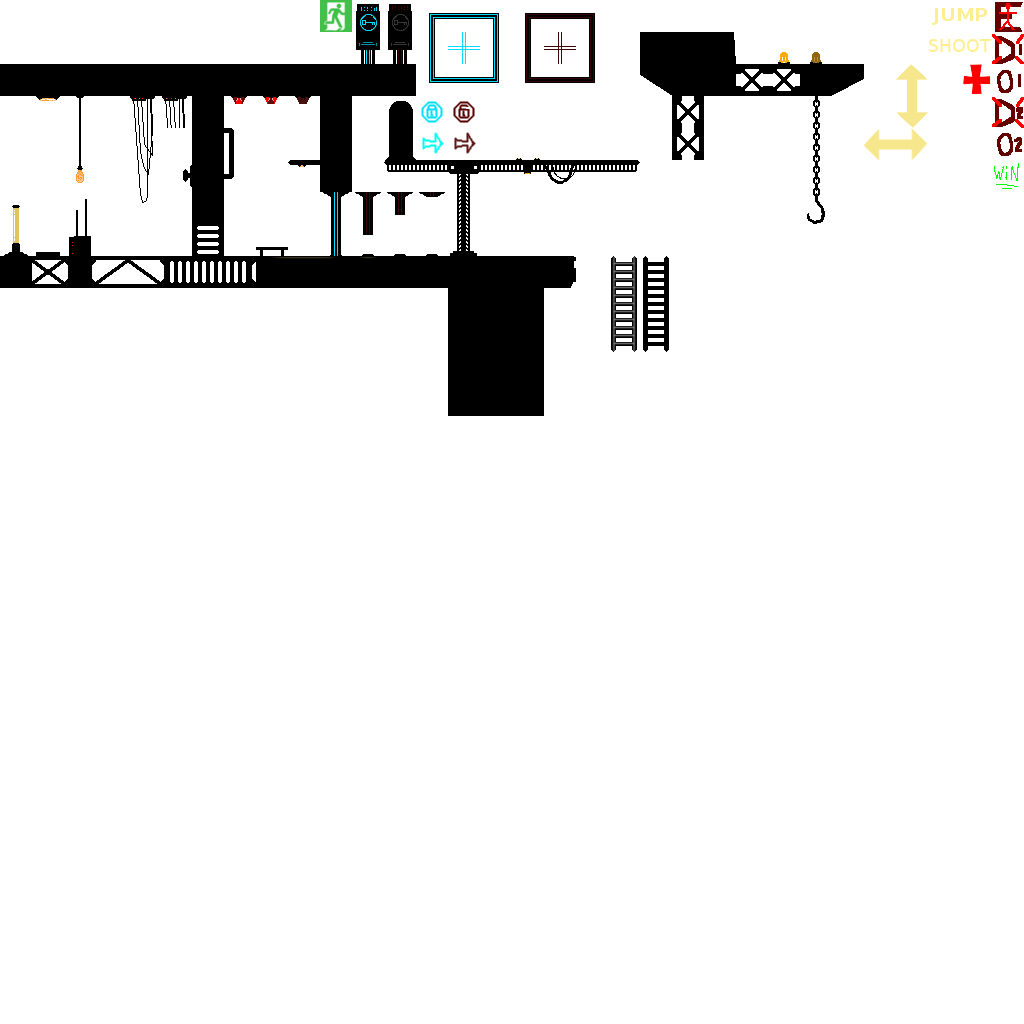
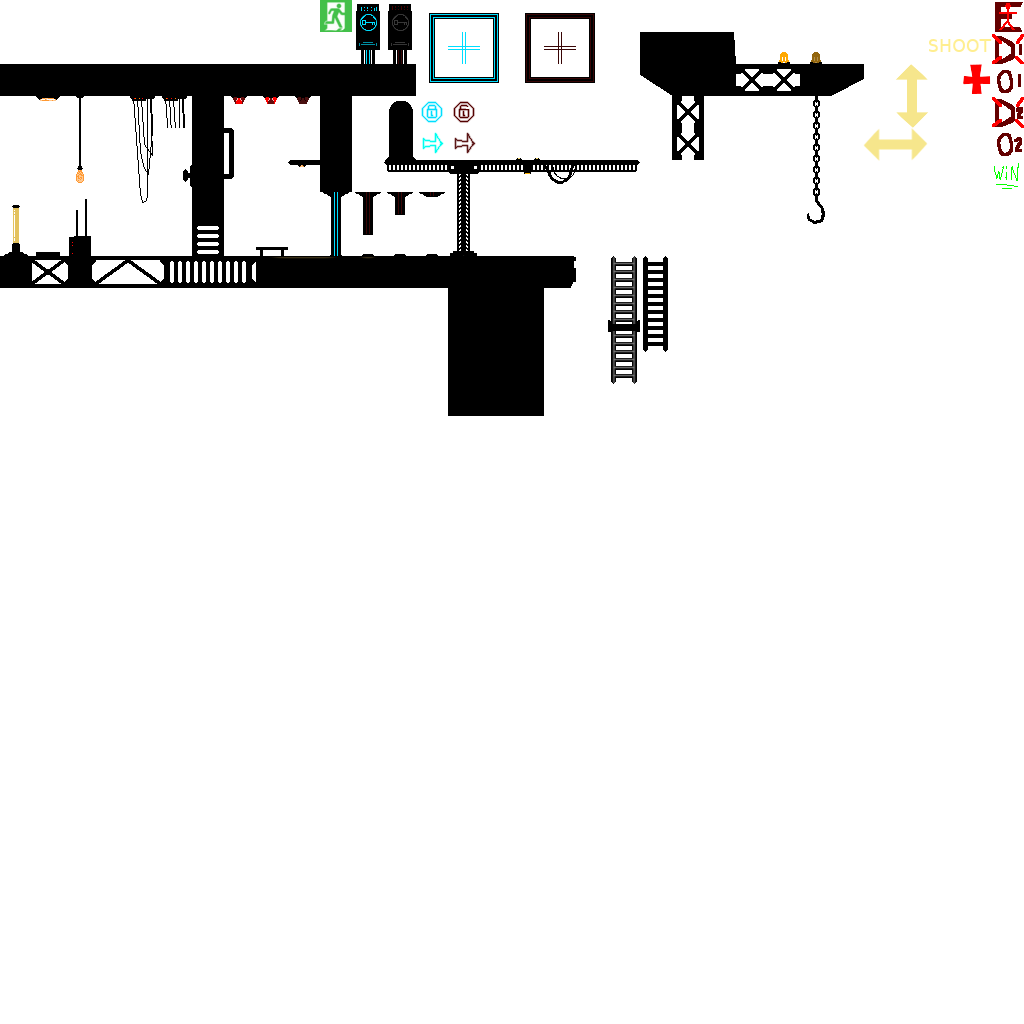
Revision of a layered (1024, 1024) image; what changed, layer by layer:
removed layer "SHOOT" over [389, 8, 987, 260]
hid "JUMP" over [932, 8, 987, 25]
painted on "Pasted Layer" over [389, 8, 987, 384]
hid "tilemapnew1.png" over [13, 8, 987, 384]
